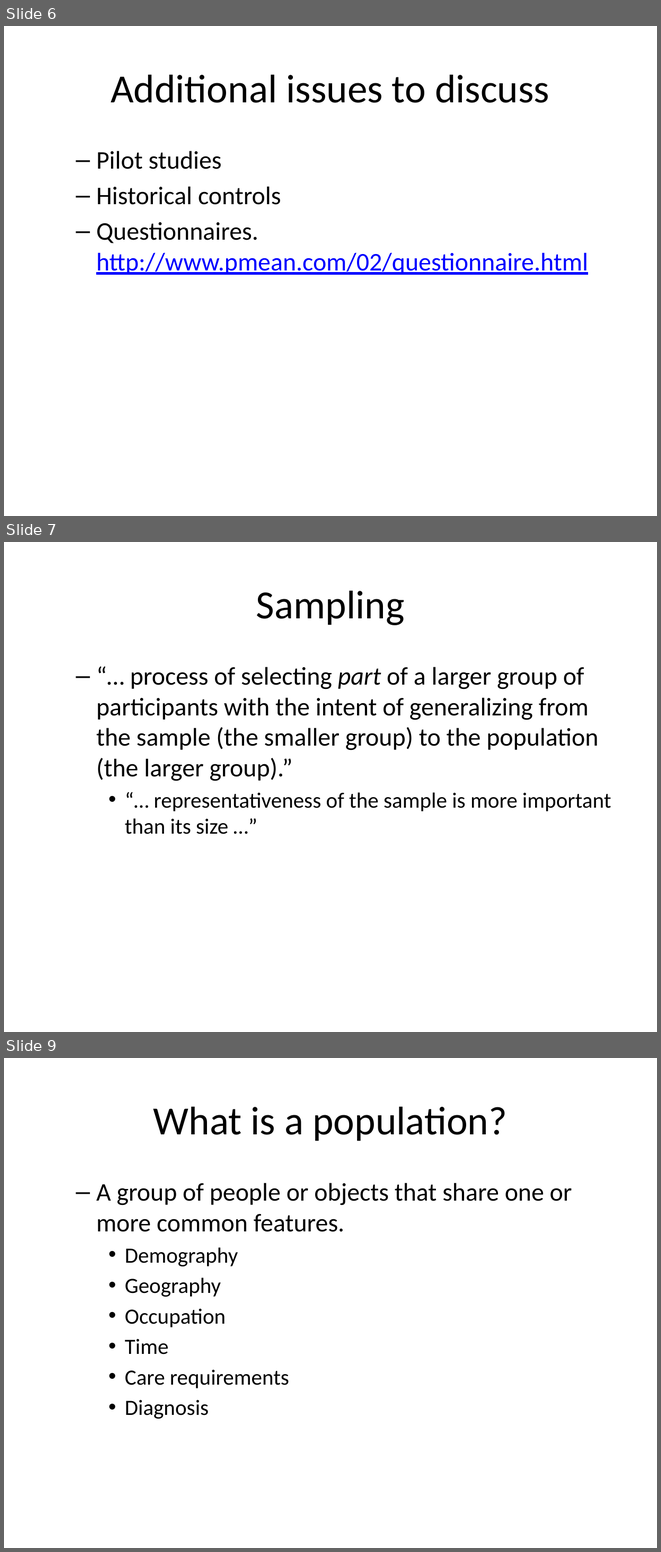
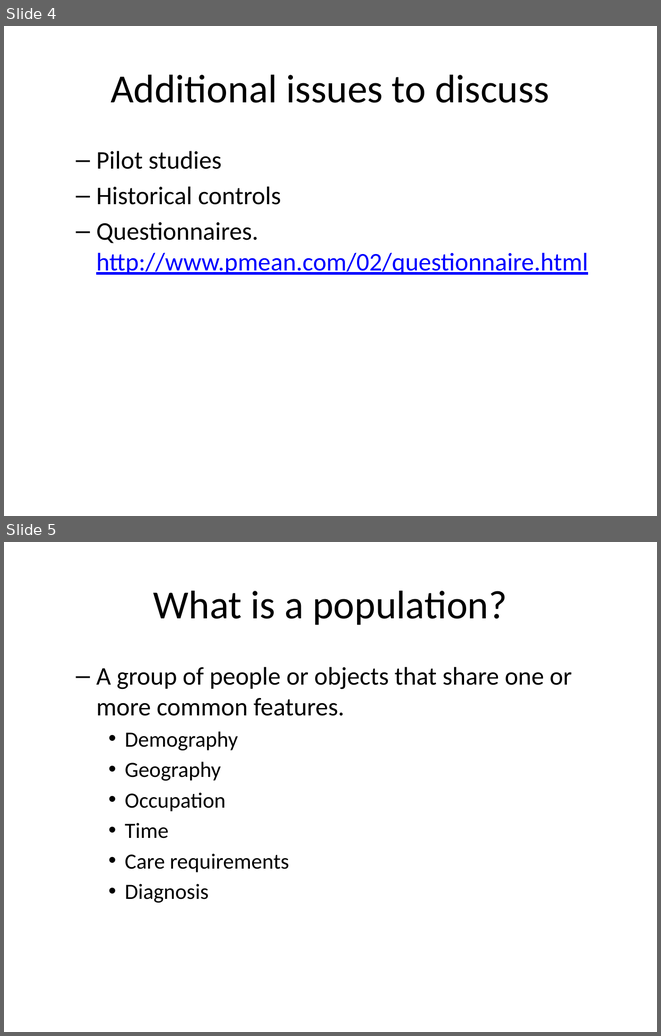
Before and after one commit to classes-medb/5510, a slide deck: src/video-08-sampling.pptx. Shown one above the other, each under a label of ours: slides 6, 7 and 9 before the commit, slides 4 and 5 after it; the slides between them are not shown. The pictures are 661x1552 and 661x1036 pixels, drawn with LibreOffice and Linux fonts; fonts in the diff are those of the drawing. Boxes give left, top, right and bottom in pixels: in the first picture for what was removed or moved away, otherwise in the second. Text is boxed around its words. In the diff, an @@ line names an element or a change of style, - is before the commit and + after.

```diff
--- a/src/video-08-sampling.pptx
+++ b/src/video-08-sampling.pptx
@@ slide 7 removed at (4,542,657,1032), background #FFFFFF @@
@@ title removed at (256,590,405,625) @@
-Sampling
@@ text removed at (96,667,611,834) @@
-  – “… process of selecting part of a larger group of participants with the intent of generalizing from the sample (the smaller group) to the population (the larger group).”
-    • “… representativeness of the sample is more important than its size …”
@@ what was slide 6 is now slide 4 @@
@@ what was slide 9 is now slide 5 @@
```
Also in this commit, not shown: 6 slides changed, 2 slides added, 2 other slides removed, 3 other files.
